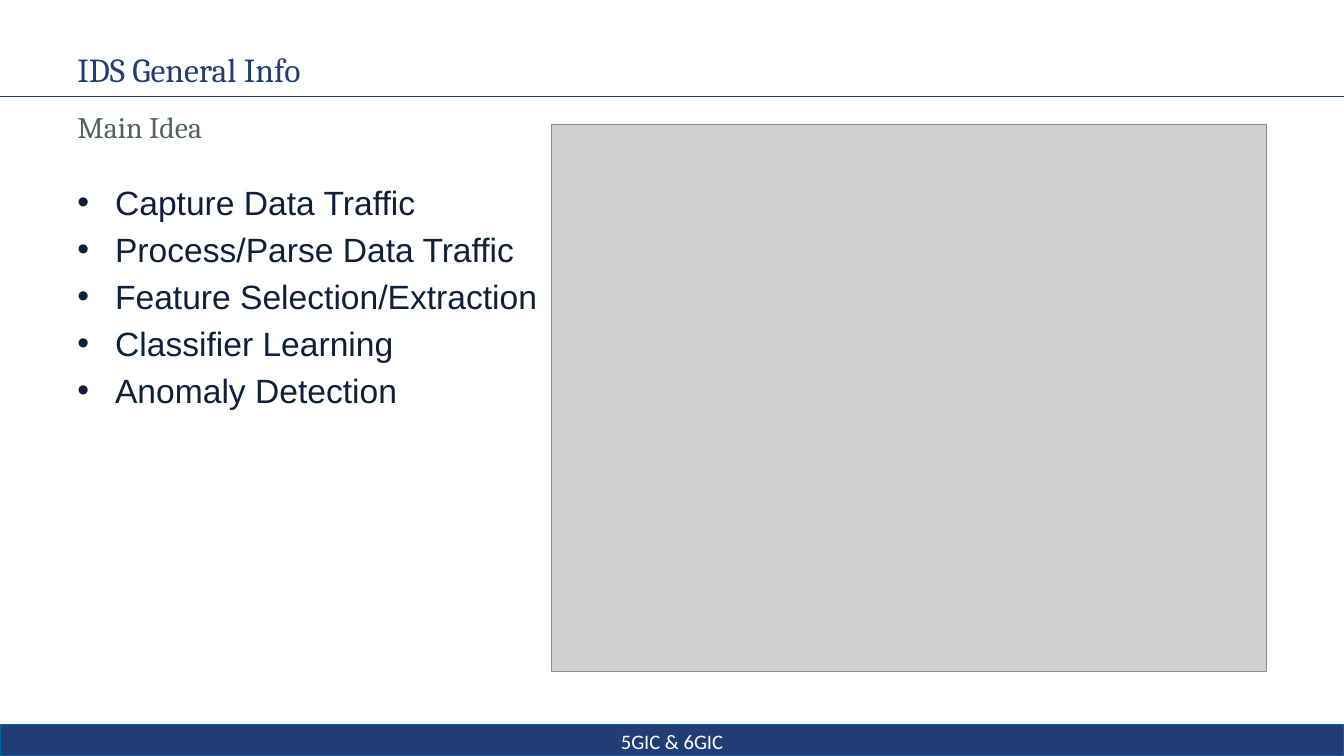
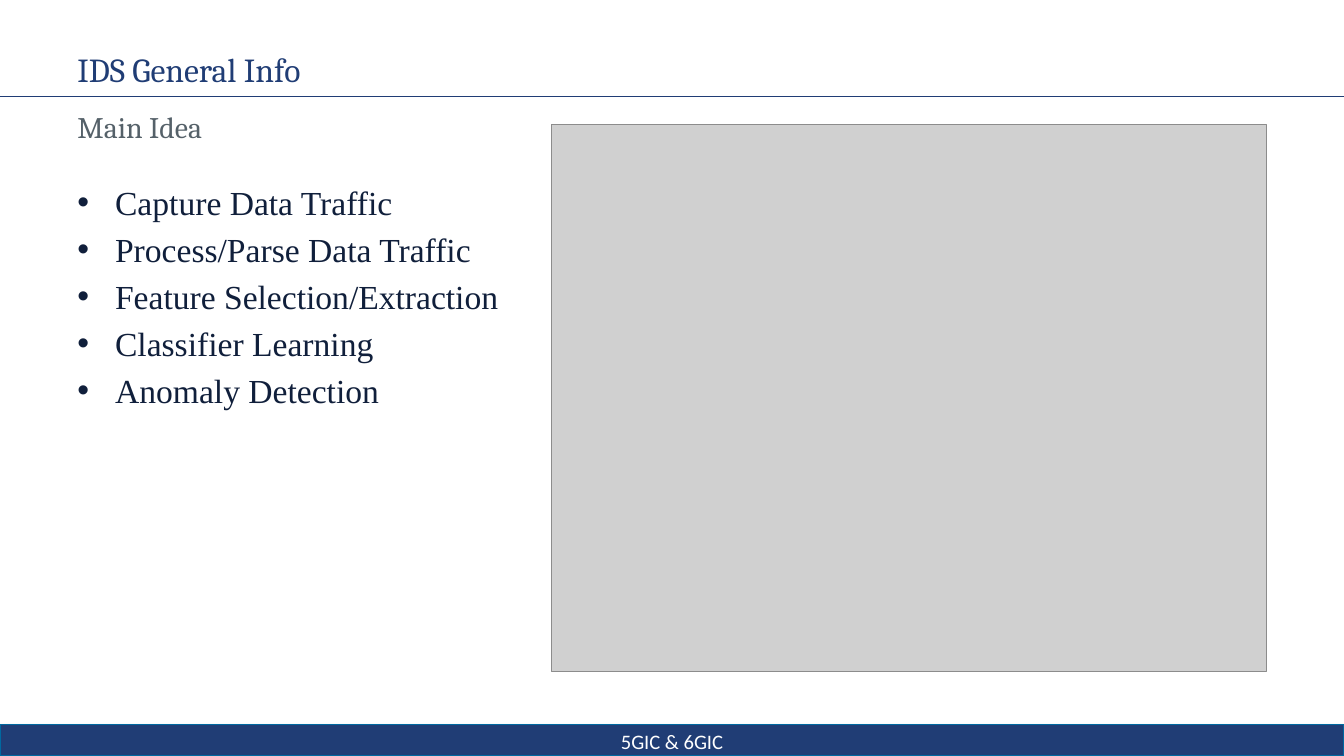
Before and after one commit to sotirischatzimiltis/SDN_IDS, a slide deck: slide 3 of Papers/SDN_IoT_Presentation.pptx. Drawn at 1344x756 pixels with LibreOffice and Linux fonts; fonts in the diff are those of the drawing; grey boxes stand for pictures; background and template pictures are left out. Boxes give left, top, right and bottom in pixels: in the first picture for what was removed or moved away, otherwise in the second. Text is boxed around its words. In the diff, an @@ line names an element or a change of style, - is before the commit and + after.

```diff
--- a/Papers/SDN_IoT_Presentation.pptx
+++ b/Papers/SDN_IoT_Presentation.pptx
@@ text "Capture Data Traffic" at box(115, 191, 498, 409): font Arial to Times New Roman @@
```
Also in this commit, not shown: 4 other slides changed, 2 slides added.
